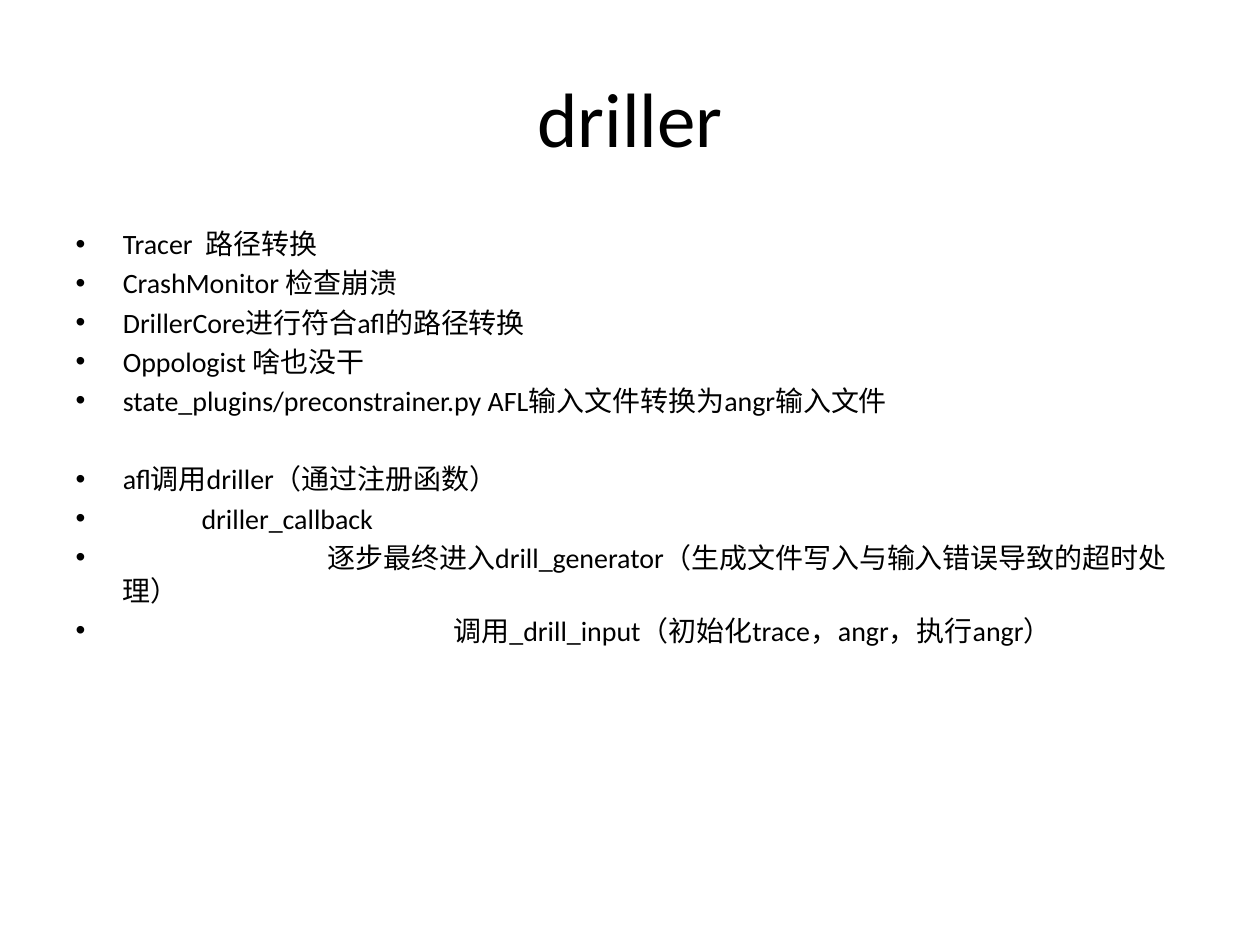
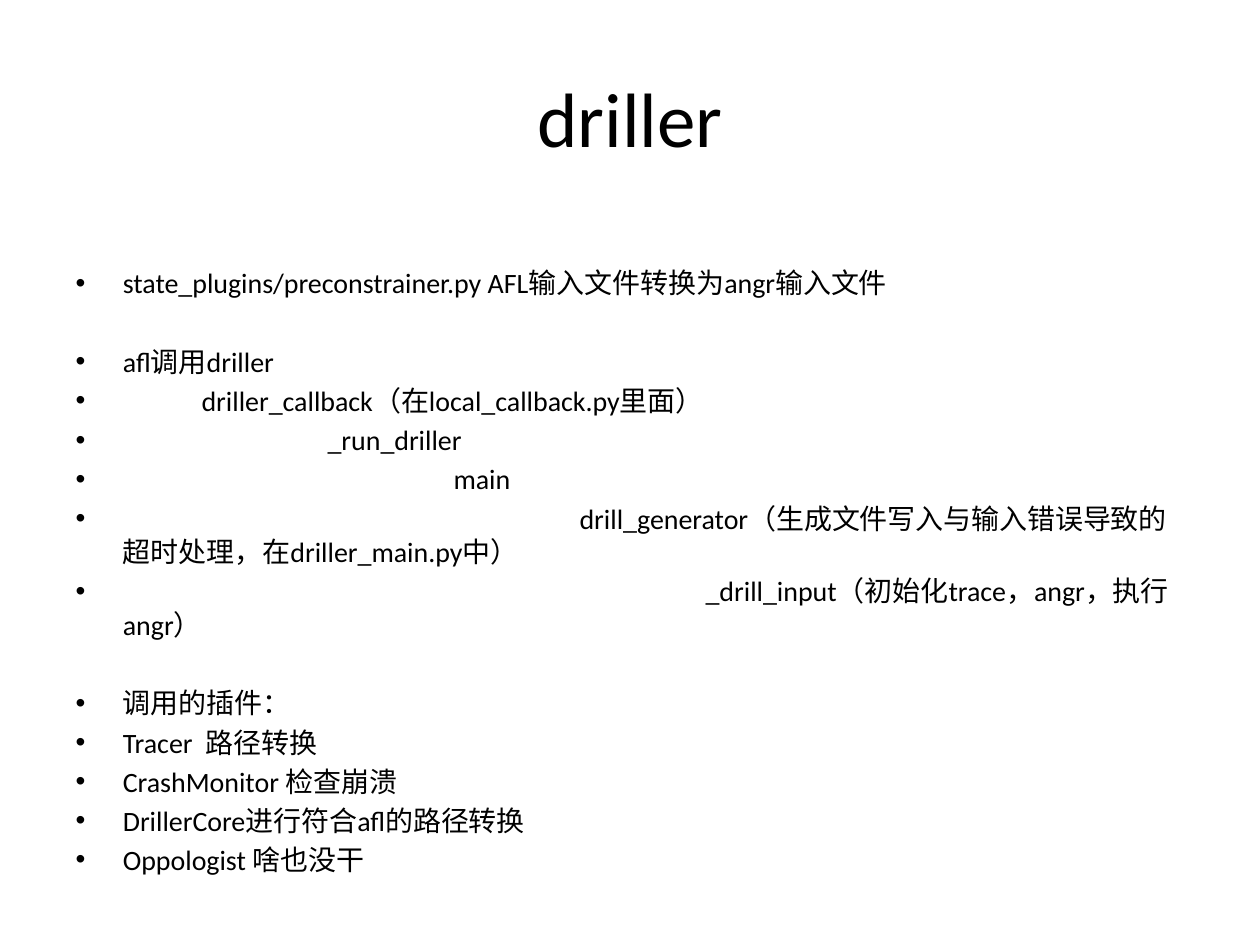
Before and after one commit to another1024/angr-analysis, a slide deck: slide 7 of 框架分析/angr分析.pptx. Drawn at 1260x945 pixels with LibreOffice and Linux fonts; fonts in the diff are those of the drawing. Boxes give left, top, right and bottom in pixels: in the first picture for what was removed or moved away, otherwise in the second. Text is boxed around its words. In the diff, an @@ line names an element or a change of style, - is before the commit and + after.

```diff
--- a/框架分析/angr分析.pptx
+++ b/框架分析/angr分析.pptx
@@ text at <box>123,270,1169,716</box>: paragraphs added @@
+• state_plugins/preconstrainer.py AFL输入文件转换为angr输入文件
+• afl调用driller
+• driller_callback（在local_callback.py里面）
+• _run_driller
+• main
+• drill_generator（生成文件写入与输入错误导致的超时处理，在driller_main.py中）
+• _drill_input（初始化trace，angr，执行angr）
+• 调用的插件：
@@ text at <box>123,388,1166,646</box>: paragraphs removed @@
-• state_plugins/preconstrainer.py AFL输入文件转换为angr输入文件
-• afl调用driller（通过注册函数）
-• driller_callback
-• 逐步最终进入drill_generator（生成文件写入与输入错误导致的超时处理）
-• 调用_drill_input（初始化trace，angr，执行angr）
```
Also in this commit, not shown: 5 other slides changed, 10 other files.
